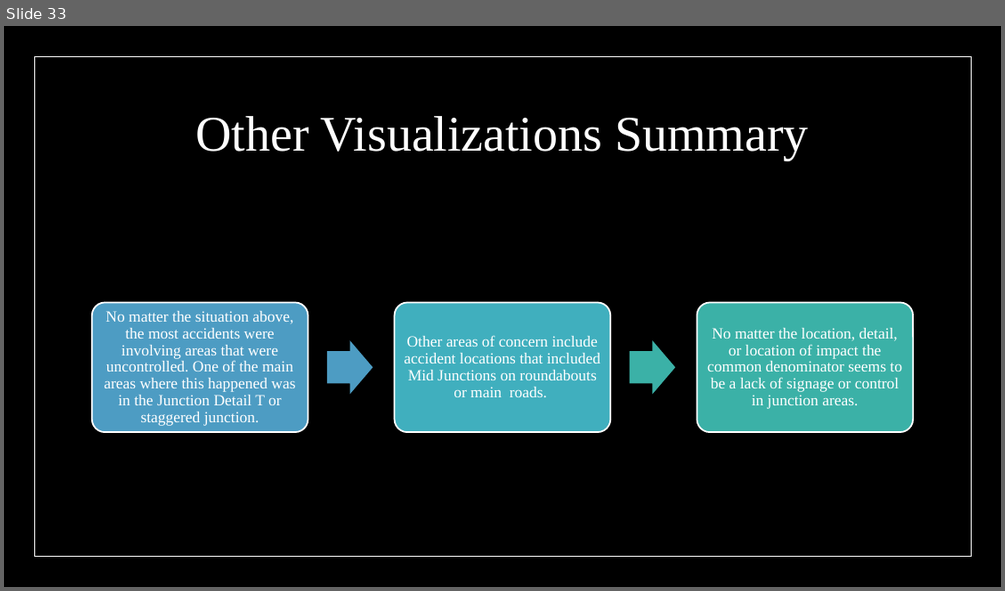
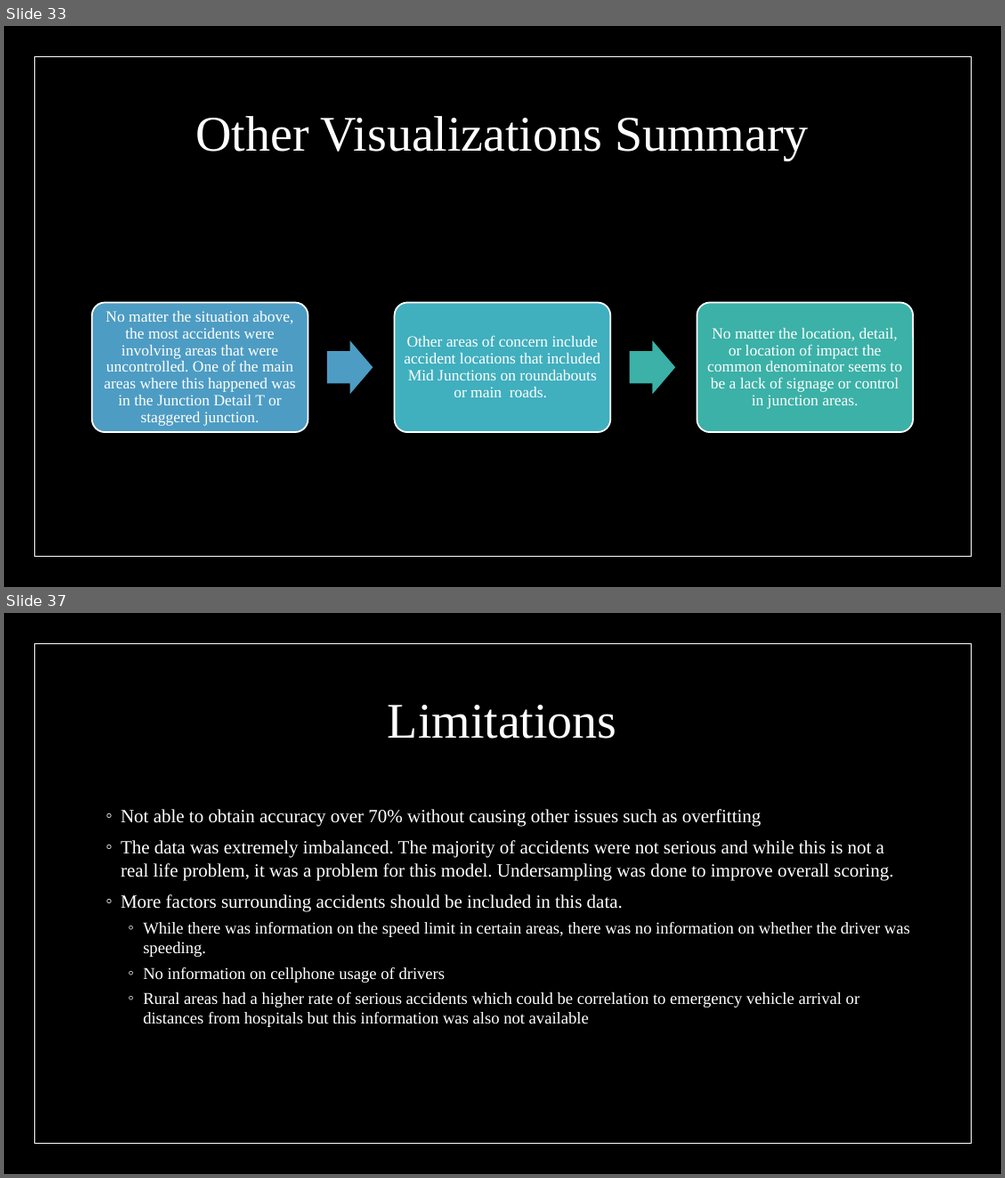
Before and after one commit to GenTaylor/Traffic-Accident-Analysis, a slide deck: Traffic Analysis and Severity Prediction.pptx. Shown one above the other, each under a label of ours: slide 33 before the commit, slides 33 and 37 after it; the slides between them are not shown. The pictures are 1005x591 and 1005x1178 pixels, drawn with LibreOffice and Linux fonts; fonts in the diff are those of the drawing. Boxes give left, top, right and bottom in pixels: in the first picture for what was removed or moved away, otherwise in the second. Text is boxed around its words. In the diff, an @@ line names an element or a change of style, - is before the commit and + after.

```diff
--- a/Traffic Analysis and Severity Prediction.pptx
+++ b/Traffic Analysis and Severity Prediction.pptx
@@ slide 37 added at (x1=4, y1=613, x2=1001, y2=1174), background #000000; not listed: 2 template elements that a slide beside it also shows @@
@@ title added at (x1=388, y1=705, x2=617, y2=738), 48 pt, text #FFFFFF @@
+Limitations
@@ text added at (x1=121, y1=809, x2=910, y2=1027), 18 pt, text #FFFFFF @@
+◦ Not able to obtain accuracy over 70% without causing other issues such as overfitting
+◦ The data was extremely imbalanced. The majority of accidents were not serious and while this is not a real life problem, it was a problem for this model. Undersampling was done to improve overall scoring.
+◦ More factors surrounding accidents should be included in this data.
+  ◦ While there was information on the speed limit in certain areas, there was no information on whether the driver was speeding.
+  ◦ No information on cellphone usage of drivers
+  ◦ Rural areas had a higher rate of serious accidents which could be correlation to emergency vehicle arrival or distances from hospitals but this information was also not available
```
Also in this commit, not shown: 3 slides changed, 1 other slide added, 1 other file.
